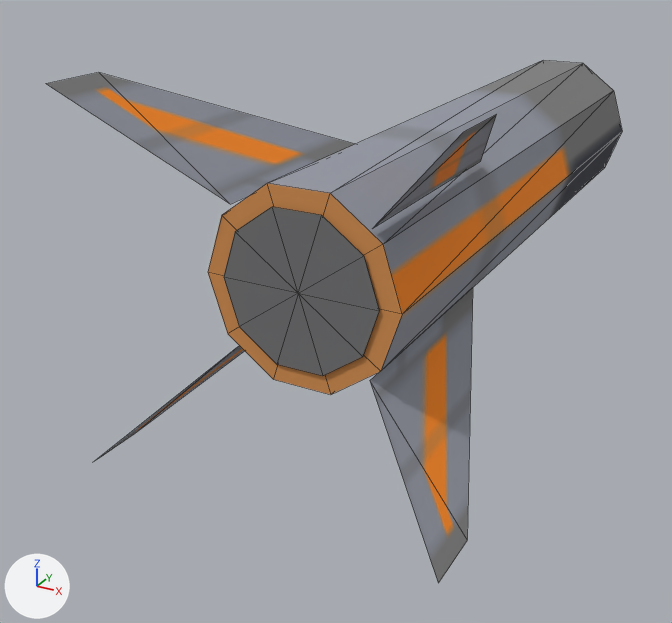
The OBJ model neon-caster/models/rocket.obj, before and after one commit.
One viewpoint serves both versions: a 50 mm camera at (0.127, -0.359, 0.101) aimed at (-0.047, -0.044, -0.057). The axes (+X, +Y, +Z) are drawn at lower left. The lights are the same throughout. The picture after the commit comes second. Mesh edges are drawn as thin lines. Where no turn or scale is listed for an object, it has been applied to the vertices. Vertices at exactly the same position are counted once.

Objects in the first picture: 'rocket'.
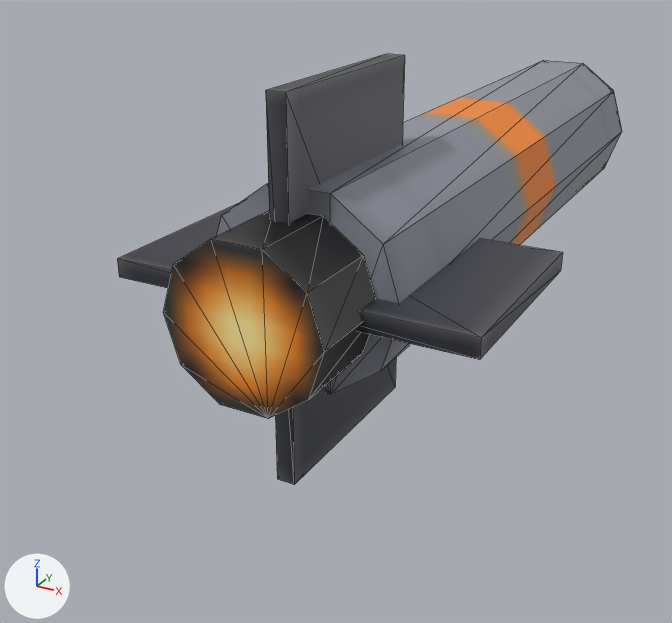
What changed in the scene script:
```text
Add mat_rocket_custom_00570250:
    mat_rocket_custom_00570250 = bpy.data.materials.new('rocket_custom_00570250')
    # uses the picture img_rocket_tex_png
Change me_rocket:
    used by ob_rocket; location = (0.0, 0.0, 0.0)
    remove me_rocket.from_pydata(...)  # 50 vertices, 68 faces; spans x -0.058..0.058, y -0.18..0.2, z -0.058..0.058
    add me_rocket.from_pydata(...)  # 66 vertices, 131 faces; spans x -0.058..0.058, y -0.18..0.2, z -0.058..0.058
    me_rocket part 1: a new loose piece, a 10-sided cylinder along y spanning x -0.025..0.025, y -0.18..-0.15, z -0.024..0.024, in mat_rocket_custom_00570250
    me_rocket part 2: a new loose piece, a box spanning x -0.003..0.003, y -0.16..-0.09, z -0.058..0.058, in mat_rocket_custom_00570250
    me_rocket part 3: a new loose piece, a box spanning x -0.058..0.058, y -0.16..-0.09, z -0.003..0.003, in mat_rocket_custom_00570250
    me_rocket part 4: the loose piece of 11 vertices spanning x -0.026..0.026, y -0.151, z -0.024..0.024 is deleted
    me_rocket part 5: the loose piece of 4 vertices spanning x 0.023..0.058, y -0.18..-0.07, z -0.058..-0.023 is deleted
    me_rocket part 6: the loose piece of 4 vertices spanning x 0.023..0.058, y -0.18..-0.07, z 0.023..0.058 is deleted
    me_rocket part 7: the loose piece of 4 vertices spanning x -0.058..-0.023, y -0.18..-0.07, z 0.023..0.058 is deleted
    me_rocket part 8: the loose piece of 4 vertices spanning x -0.058..-0.023, y -0.18..-0.07, z -0.058..-0.023 is deleted
    me_rocket part 9
    1 vertex is removed from x 0.0, y -0.15, z 0.0
    10 faces are deleted
    8 new faces join them
    me_rocket part 10: 20 faces spanning x -0.032..0.032, y -0.15..0.1, z -0.03..0.03 switch from mat_rocket (picture img_rocket_tex_png) to mat_rocket_custom_00570250
    other edits to the shape of me_rocket do not show in these pictures
```

Location of each change, (x1, y1, x2, y2) in pixels of the pictures (672 x 623 px; the box of a moved part takes in the faces that stretch with it):
'rocket', reshaped (12% narrower, 18% shorter): before (47, 60, 622, 583); after (117, 54, 622, 485)
part 1 of me_rocket, added: after (163, 211, 376, 419)
part 2 of me_rocket, added: after (266, 54, 405, 485)
part 3 of me_rocket, added: after (117, 204, 563, 360)
part 4 of me_rocket, deleted: before (224, 207, 379, 376)
part 5 of me_rocket, deleted: before (370, 288, 473, 583)
part 6 of me_rocket, deleted: before (373, 114, 497, 228)
part 7 of me_rocket, deleted: before (47, 73, 354, 204)
part 8 of me_rocket, deleted: before (94, 346, 244, 462)
part 9 of me_rocket, moved or reshaped: before (208, 183, 402, 395); after (217, 183, 399, 395)
part 10 of me_rocket, recoloured: before (268, 60, 622, 371); after (308, 60, 622, 371)
